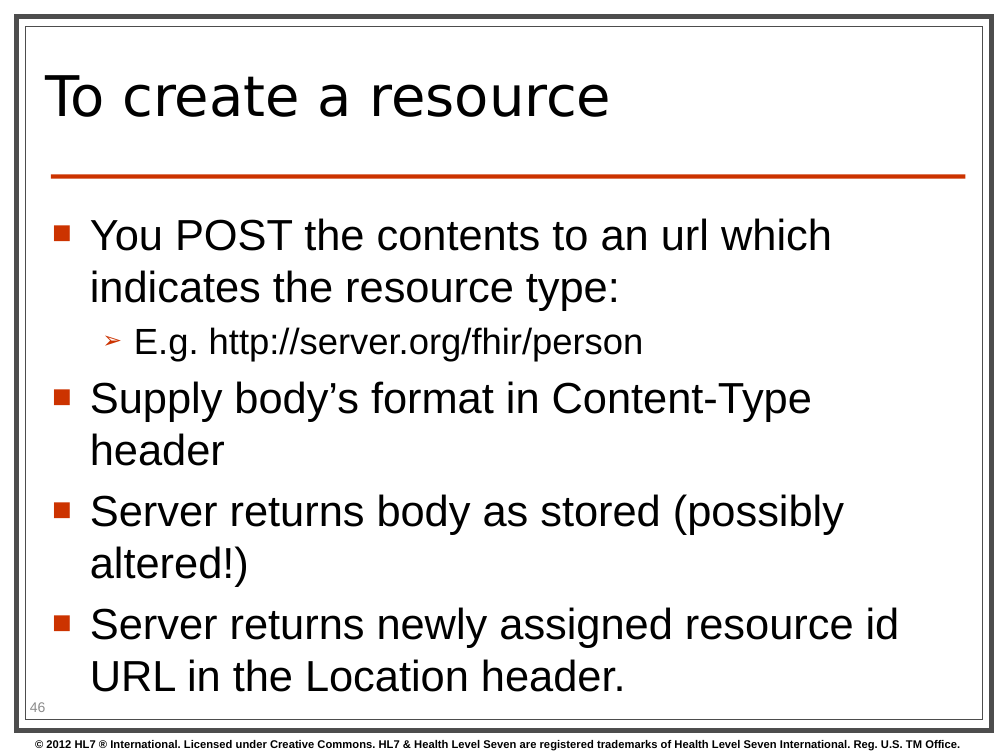
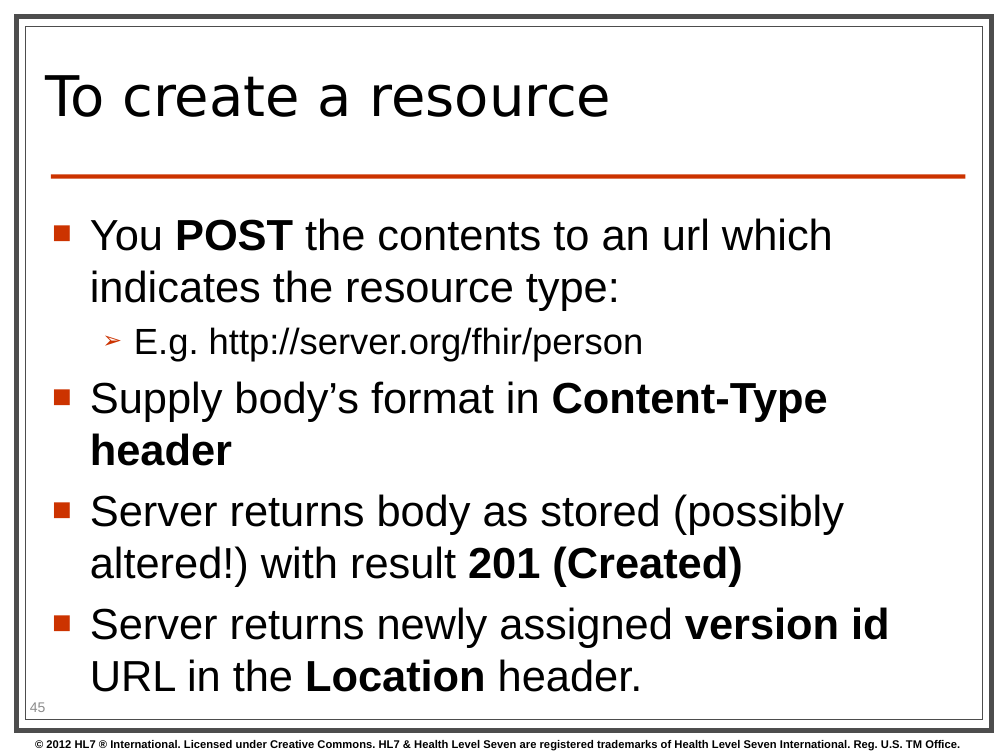
Before and after one commit to vista-novo/fhir, a slide deck: slide 45 of presentations/2013-01 Tutorials/201301 - Phoenix - FhirForDevelopersWGMTutorial.pptx (slide 46 before the commit). Drawn at 1008x756 pixels with LibreOffice and Linux fonts; fonts in the diff are those of the drawing; background and template pictures are left out. Boxes give left, top, right and bottom in pixels: in the first picture for what was removed or moved away, otherwise in the second. Text is boxed around its words. In the diff, an @@ line names an element or a change of style, - is before the commit and + after.

```diff
--- a/presentations/2013-01 Tutorials/201301 - Phoenix - FhirForDevelopersWGMTutorial.pptx
+++ b/presentations/2013-01 Tutorials/201301 - Phoenix - FhirForDevelopersWGMTutorial.pptx
@@ text at (x1=90, y1=218, x2=833, y2=466): bold on in "POST", "Content-Type header" @@
@@ text at (x1=90, y1=494, x2=890, y2=692): text changed @@
-■ Server returns body as stored (possibly altered!)
-■ Server returns newly assigned resource id URL in the Location header.
+■ Server returns body as stored (possibly altered!) with result 201 (Created)
+■ Server returns newly assigned version id URL in the Location header.
```
Also in this commit, not shown: 20 other slides changed, 13 slides added, 4 slides removed, 1 other file.
